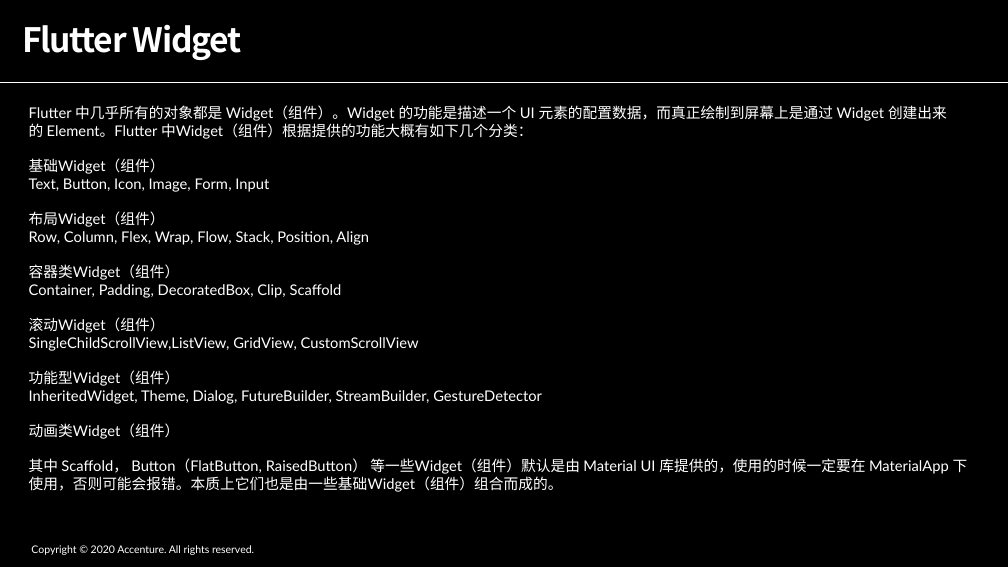
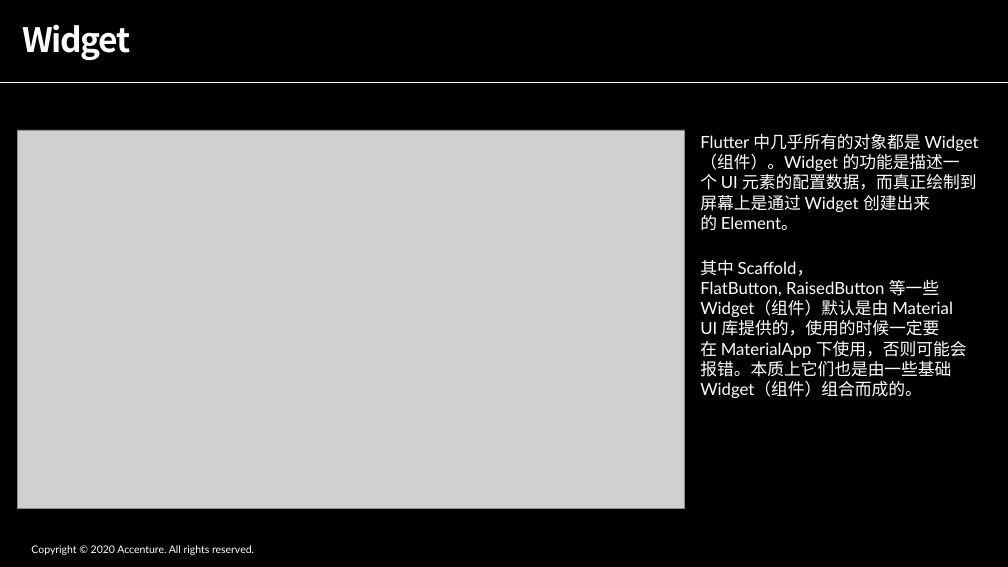
Before and after one commit to ShadowTricker/flutter_common, a slide deck: slide 5 of flutter_common.pptx (slide 4 before the commit). Drawn at 1008x567 pixels with LibreOffice and Linux fonts; fonts in the diff are those of the drawing; grey boxes stand for pictures. Boxes give left, top, right and bottom in pixels: in the first picture for what was removed or moved away, otherwise in the second. Text is boxed around its words. In the diff, an @@ line names an element or a change of style, - is before the commit and + after.

```diff
--- a/flutter_common.pptx
+++ b/flutter_common.pptx
@@ title at box(22, 24, 130, 60): text changed @@
-Flutter Widget
+Widget
@@ picture added at box(17, 130, 684, 509) @@
@@ text at box(700, 134, 979, 398): text changed; size 14 to 16 pt @@
-Flutter 中几乎所有的对象都是 Widget（组件）。Widget 的功能是描述一个 UI 元素的配置数据，而真正绘制到屏幕上是通过 Widget 创建出来的 Element。Flutter 中Widget（组件）根据提供的功能大概有如下几个分类：
-基础Widget（组件）
-Text, Button, Icon, Image, Form, Input
-布局Widget（组件）
-Row, Column, Flex, Wrap, Flow, Stack, Position, Align
-容器类Widget（组件）
-Container, Padding, DecoratedBox, Clip, Scaffold
-滚动Widget（组件）
-SingleChildScrollView,ListView, GridView, CustomScrollView
-功能型Widget（组件）
-InheritedWidget, Theme, Dialog, FutureBuilder, StreamBuilder, GestureDetector
-动画类Widget（组件）
-其中 Scaffold， Button（FlatButton, RaisedButton） 等一些Widget（组件）默认是由 Material UI 库提供的，使用的时候一定要在 MaterialApp 下使用，否则可能会报错。本质上它们也是由一些基础Widget（组件）组合而成的。
+Flutter 中几乎所有的对象都是 Widget（组件）。Widget 的功能是描述一个 UI 元素的配置数据，而真正绘制到屏幕上是通过 Widget 创建出来的 Element。
+其中 Scaffold，FlatButton, RaisedButton 等一些Widget（组件）默认是由 Material UI 库提供的，使用的时候一定要在 MaterialApp 下使用，否则可能会报错。本质上它们也是由一些基础Widget（组件）组合而成的。
```
Also in this commit, not shown: 5 other slides changed, 3 slides added, 1 slide removed, 2 other files.
